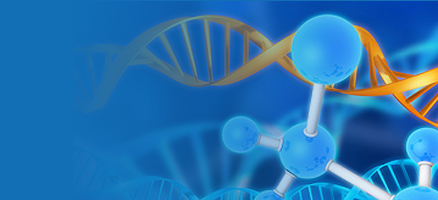
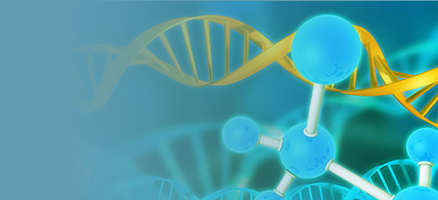
The second (438, 200) image is a revision of the first. Changes to its layers:
painted on "Layer 1" over [73, 1, 438, 200]
painted on "Color Fill 1" over [0, 0, 438, 200]
